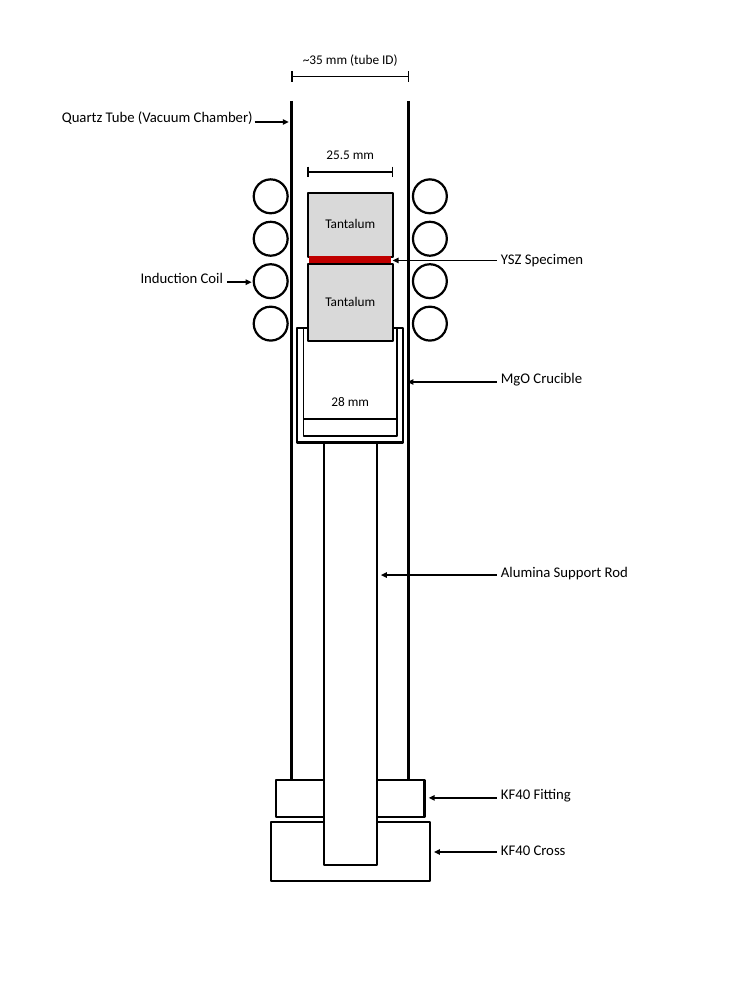
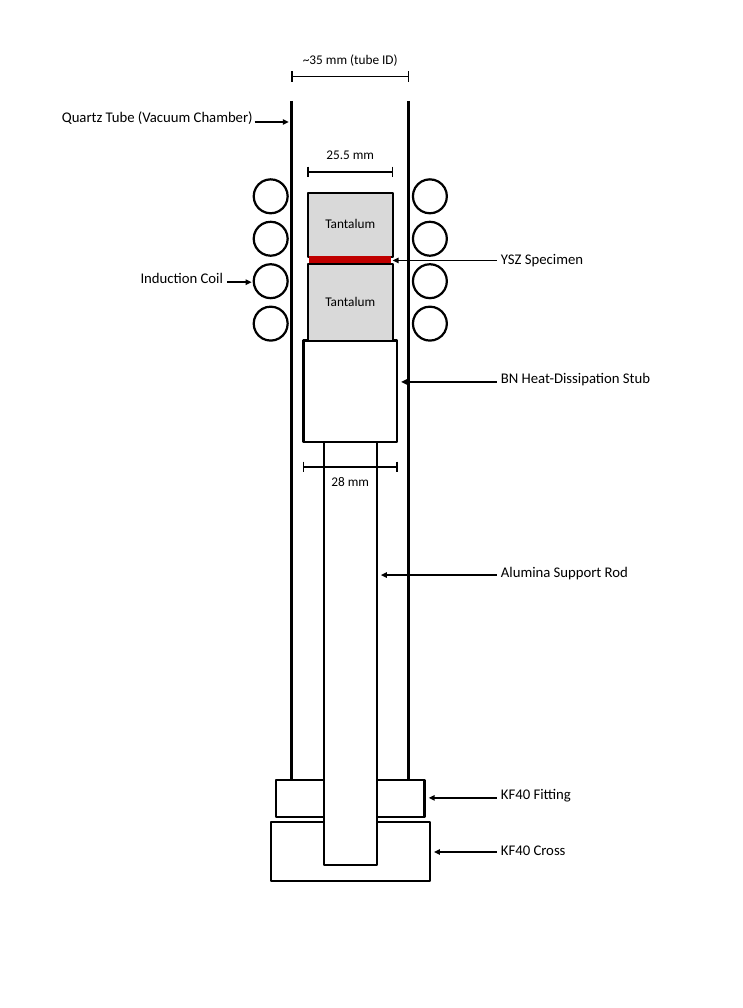
Before and after one commit to vertical-cloud-lab/custom-induction-furnace, a slide deck: slide 1 of docs/ysz-stack-schematic.pptx. Drawn at 743x1008 pixels with LibreOffice and Linux fonts; fonts in the diff are those of the drawing. Boxes give left, top, right and bottom in pixels: in the first picture for what was removed or moved away, otherwise in the second. Text is boxed around its words. In the diff, an @@ line names an element or a change of style, - is before the commit and + after.

```diff
--- a/docs/ysz-stack-schematic.pptx
+++ b/docs/ysz-stack-schematic.pptx
@@ rectangle removed at (304, 328, 397, 436) @@
@@ rectangle: place and size @@
-rectangle at (297, 328, 403, 443)
+rectangle at (304, 341, 397, 443)
@@ arrow moved from (497, 382) - (408, 382) to (497, 382) - (401, 382) @@
@@ text removed at (501, 372, 582, 386) @@
-MgO Crucible
@@ text added at (501, 372, 650, 386), 10 pt, text #000000 @@
+BN Heat-Dissipation Stub
@@ text "28 mm": place and size @@
-text "28 mm" at (331, 397, 369, 406)
+text "28 mm" at (331, 477, 369, 486)
@@ 3 lines: place and size @@
-3 lines at (304, 414, 397, 425)
+3 lines at (304, 462, 397, 472)
```
Also in this commit, not shown: 10 other files.
